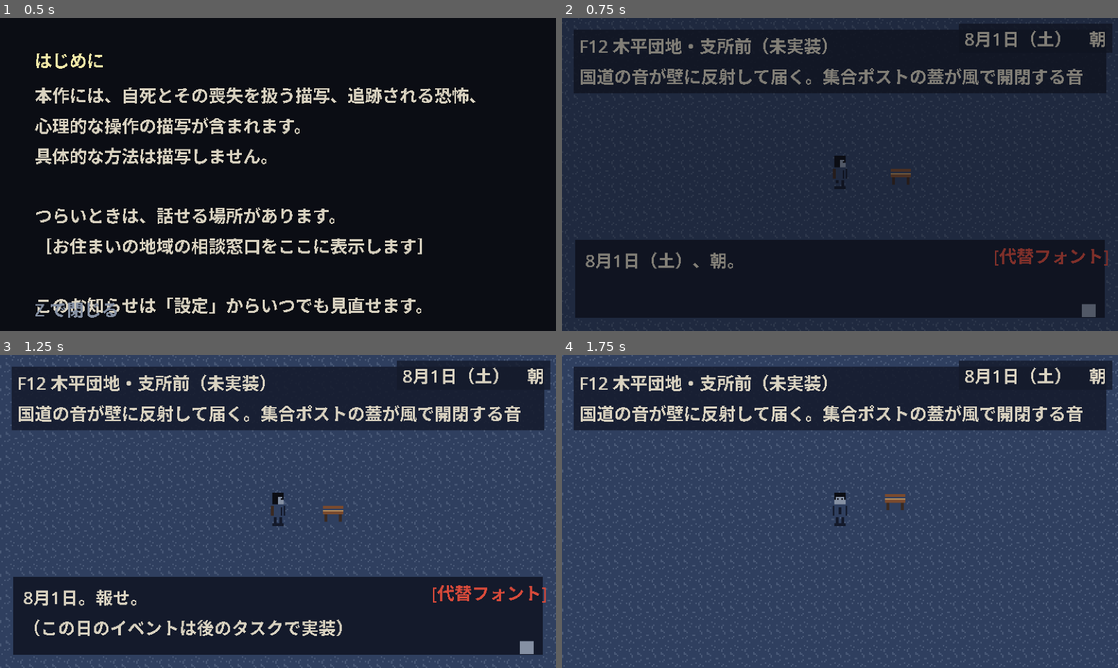
Above: before the commit, frames 1-4 (two rows, left to right).
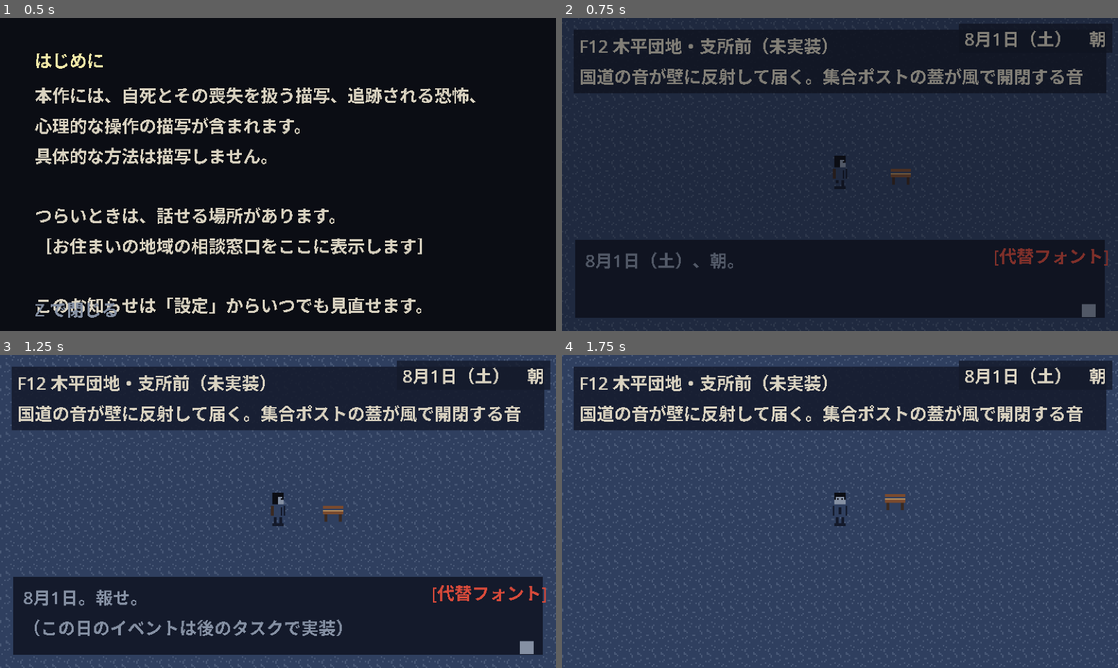
Above: after the commit, the same moments.

Repository: kijima-masaru/Ano-natsu-no-hyaku-ki-yak-
Game: Godot game, scene res://scenes/ui/title.tscn
Same seed, same stepped clock (60 frames per second), same inputs: the game is played once before the commit and once after it.
Inputs:
- Up to frame 1 (0.5 s): no input
- Up to frame 2 (0.75 s): tap Enter (ui_accept) at 0.5 s; hold D (move_right) from 0.53 s (still down); hold Z (interact) from 0.53 s (still down)
- Up to frame 3 (1.25 s): keep holding D (move_right); keep holding Z (interact); tap Enter (ui_accept) at 0.77 s
- Up to frame 4 (1.75 s): release D (move_right) at 1.28 s; release Z (interact) at 1.28 s; hold S (move_down) from 1.28 s (still down); tap Shift (sneak) at 1.35 s; tap Enter (ui_accept) at 1.52 s

Frame 1 is identical in both runs. In frame 2, 0.4% of the frame differs, in the area x 4-31%, y 74-80%; in frame 3, 1.4%, in the area x 4-62%, y 74-90%; in frame 4, nothing differs.
Error in both runs: Cannot call method 'set_input_as_handled' on a null value. (res://scripts/ui/menu_list.gd:65)

Commit message:
feat(dialogue): EventSystem に choice アクションを追加し、話者付き表示（show_entry）を使う
- choice: {prompt_id?, options:[{text_id, set_flag?, run_event?}]}。選択結果でフラグと後続イベントを適用
- EventValidator: 選択肢のテキスト・run_event・set_flag を検証対象に追加

Co-Authored-By: Claude Fable 5.1 <noreply@anthropic.com>
Claude-Session: https://claude.ai/code/session_012m8V77zujmRXRRP5JutGJS

Diff:
--- a/scripts/autoload/event_system.gd
+++ b/scripts/autoload/event_system.gd
@@ -221,6 +221,7 @@
 	register_action("wait", _act_wait)
 	register_action("run_event", func(a: Dictionary, _c: Dictionary) -> void: run_event(str(a.get("id", ""))))
 	register_action("end_game", _act_end_game)
+	register_action("choice", _act_choice)
 
 
 ## message: {id, truth_id?, args?}。二層分岐は MessageResolver.resolve に任せる
@@ -236,8 +237,36 @@
 	if _message_window == null:
 		push_error("EventSystem: メッセージウィンドウが未登録です（'%s'）" % entry.id)
 		return
-	_message_window.call("show_message", entry.speaker_name, entry.text)
+	if _message_window.has_method("show_entry"):
+		_message_window.call("show_entry", entry)
+	else:
+		_message_window.call("show_message", entry.speaker_name, entry.text)
 	await Signal(_message_window, "closed")
+
+
+## choice: {options: [{text_id, set_flag?, run_event?}], prompt_id?}。選んだ選択肢の set_flag / run_event を適用
+func _act_choice(a: Dictionary, c: Dictionary) -> void:
+	if _message_window == null or not _message_window.has_method("show_choice"):
+		push_error("EventSystem: 選択肢を表示できるウィンドウが未登録です")
+		return
+	var options: Variant = a.get("options", [])
+	if not options is Array or (options as Array).is_empty():
+		action_failed.emit(str(c["event_id"]), a, "options が空")
+		return
+	var labels: PackedStringArray = PackedStringArray()
+	for opt: Variant in options as Array:
+		labels.append(MessageResolver.text(str((opt as Dictionary).get("text_id", ""))))
+	if a.has("prompt_id"):
+		_message_window.call("show_entry", MessageResolver.resolve(str(a["prompt_id"])))
+	_message_window.call("show_choice", labels)
+	var index: int = await Signal(_message_window, "choice_made")
+	if index < 0 or index >= (options as Array).size():
+		return
+	var chosen: Dictionary = (options as Array)[index]
+	if chosen.has("set_flag"):
+		GameState.raise_flag(str(chosen["set_flag"]))
+	if chosen.has("run_event"):
+		run_event(str(chosen["run_event"]))
 
 
 func _act_unlock_field(a: Dictionary, c: Dictionary) -> void:
--- a/scripts/systems/event_validator.gd
+++ b/scripts/systems/event_validator.gd
@@ -39,6 +39,17 @@
 				"run_event":
 					if not events.has(str(action.get("id", ""))):
 						errors.append("%s: run_event の '%s' が存在しません" % [id, str(action.get("id", ""))])
+				"choice":
+					if action.has("prompt_id") and not MessageResolver.has_message(str(action["prompt_id"])):
+						errors.append("%s: prompt_id '%s' が存在しません" % [id, str(action["prompt_id"])])
+					for opt: Variant in action.get("options", []) as Array:
+						if not opt is Dictionary:
+							continue
+						var o: Dictionary = opt
+						if not MessageResolver.has_message(str(o.get("text_id", ""))):
+							errors.append("%s: 選択肢のテキスト '%s' が存在しません" % [id, str(o.get("text_id", ""))])
+						if o.has("run_event") and not events.has(str(o["run_event"])):
+							errors.append("%s: 選択肢の run_event '%s' が存在しません" % [id, str(o["run_event"])])
 		for f: String in flags:
 			if not _is_known_flag(f, defined_flags):
 				errors.append("%s: フラグ '%s' はどこでも立てられません" % [id, f])
@@ -62,6 +73,10 @@
 		for action: Dictionary in e.actions:
 			if str(action.get("type", "")) in ["set_flag", "clear_flag"]:
 				defined[str(action.get("flag", ""))] = true
+			if str(action.get("type", "")) == "choice":
+				for opt: Variant in action.get("options", []) as Array:
+					if opt is Dictionary and (opt as Dictionary).has("set_flag"):
+						defined[str((opt as Dictionary)["set_flag"])] = true
 	for day: int in range(1, 32):
 		var s: DaySchedule = Calendar.get_schedule(day) if Calendar.is_valid_day(day) else null
 		if s == null:
